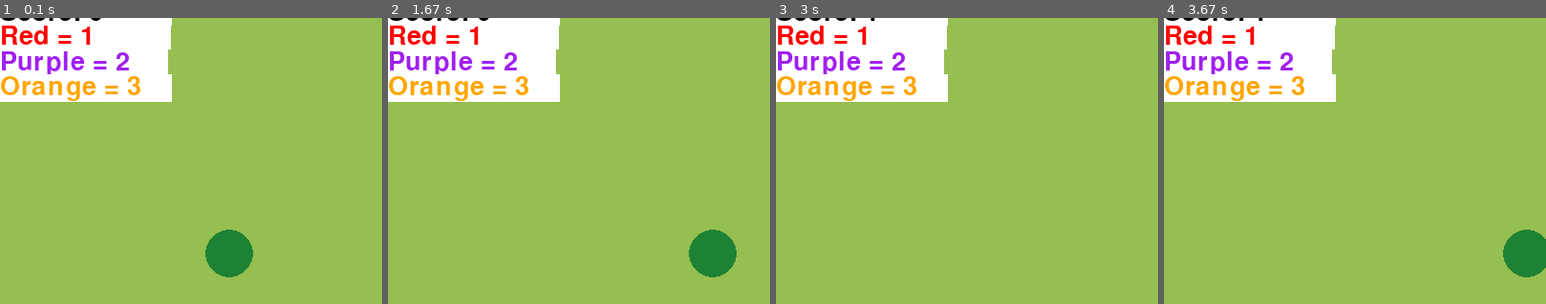
Above: before the commit, frames 1-4 (left to right).
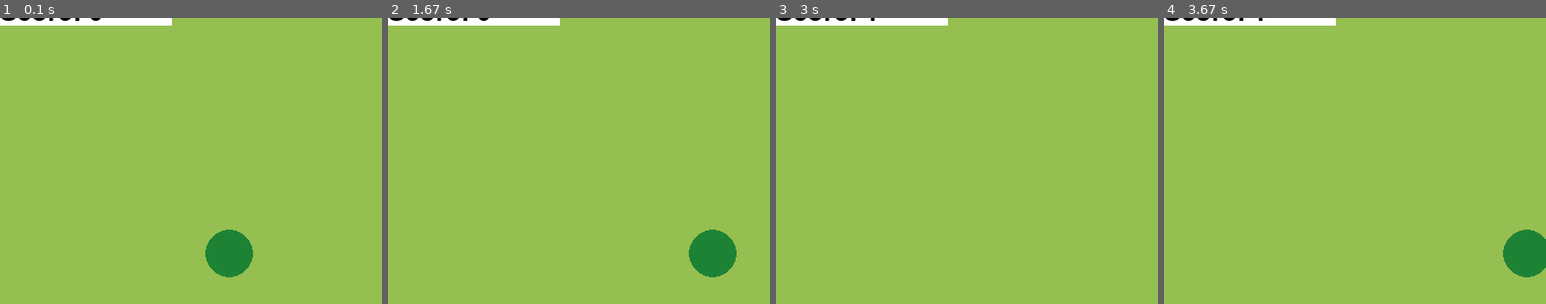
Above: after the commit, the same moments.

Repository: OskarProgrammer/SnakePygame
Game: pygame game, started from snake.py
Two runs of this game, one before a commit and one after it. Both use one fixed random seed, a clock stepped at 60 frames per second and the inputs below.
Inputs:
- Up to frame 1 (0.1 s): no input
- Up to frame 2 (1.67 s): tap S at 0.33 s; tap A at 0.67 s; tap W at 1 s; hold Right from 1.33 s (still down)
- Up to frame 3 (3 s): release Right at 1.8 s; hold W 1.83-2.13 s; hold Right 2.17-2.63 s; hold A from 2.67 s (still down)
- Up to frame 4 (3.67 s): release A at 3.2 s; hold Down 3.23-3.53 s; hold A from 3.57 s (still down)
The pictures show only the part of the screen within x 0-50%, y 3-53%; the shares and areas given below are measured in that part.

The runs differ from the first frame. In frame 1, 12% of the frame differs, in the area x 0-45%, y 2-30%; in frame 2, 12%; in frame 3, 12%; in frame 4, 12%.

Commit message:
Adding some features

Diff:
--- a/snake.py
+++ b/snake.py
@@ -46,12 +46,46 @@
 
             self.check_point()
 
+            if self.check_lose():
+                print(f"You lost, your score: {self.__score}")
+
+                self.end()
+
+                self.__score = 0
+
+                self.__RUNNING = False
+
             self.point()
 
             pygame.display.flip()
             self.fps()
 
         self.exit()
+
+    def end(self):
+        self.background()
+
+        #ustawienie obrazu koncowego
+        self.__font = pygame.font.SysFont('comicsans', 50)
+        self.__label = self.__font.render(f'You lost... Your score: {self.__score}', 1, "black", "white")
+        self.__screen.blit(self.__label, (100,200))
+
+        pygame.display.flip() # odswiezenie ekranu
+
+        # while True:
+        #     self.__key = pygame.key.get_pressed()
+
+        #     if self.__key[pygame.K_LEFT]:
+        #         break
+        #     else:
+        #         print("nothing")
+        pygame.event.wait(timeout=2)
+
+
+    def check_lose(self):
+        if self.__position_play.x >= self.__screen.get_width() or self.__position_play.y >= self.__screen.get_height() or self.__position_play.x <= 0 or self.__position_play.y <= 0:
+            return True
+        return False
 
 
     def check_point(self):
@@ -74,17 +108,17 @@
         self.__label = self.__font.render(f'Score: {self.__score-1}         ', 1, "black", "white")
         self.__screen.blit(self.__label, (0,0))
 
-        self.__font = pygame.font.SysFont('comicsans',40)
-        self.__label = self.__font.render(f'Red = 1          ', 1, "red", "white")
-        self.__screen.blit(self.__label, (0,25))
+        # self.__font = pygame.font.SysFont('comicsans',40)
+        # self.__label = self.__font.render(f'Red = 1          ', 1, "red", "white")
+        # self.__screen.blit(self.__label, (0,25))
 
-        self.__font = pygame.font.SysFont('comicsans',40)
-        self.__label = self.__font.render(f'Purple = 2     ', 1, "purple", "white")
-        self.__screen.blit(self.__label, (0,52))
+        # self.__font = pygame.font.SysFont('comicsans',40)
+        # self.__label = self.__font.render(f'Purple = 2     ', 1, "purple", "white")
+        # self.__screen.blit(self.__label, (0,52))
 
-        self.__font = pygame.font.SysFont('comicsans',40)
-        self.__label = self.__font.render(f'Orange = 3    ', 1, "orange", "white")
-        self.__screen.blit(self.__label, (0,78))
+        # self.__font = pygame.font.SysFont('comicsans',40)
+        # self.__label = self.__font.render(f'Orange = 3    ', 1, "orange", "white")
+        # self.__screen.blit(self.__label, (0,78))
 
 
     def background(self):
@@ -97,45 +131,45 @@
 
 
     def point(self):
-        self.__point = pygame.draw.circle(self.__screen , self.__color , self.__position_point , 20)
+        self.__point = pygame.draw.circle(self.__screen , self.__color , self.__position_point , 20) #draw the point circle on the choosen coordinates
 
 
     def movement(self,direction):
 
         if direction == "left":
-            self.__position_play.x -= 10
+            self.__position_play.x -= 10 #move to the left by 10 pixels
         elif direction == "right":
-            self.__position_play.x += 10
+            self.__position_play.x += 10 #move to the right by 10 pixels
         elif direction == "up":
-            self.__position_play.y -= 10
+            self.__position_play.y -= 10 #move to the up by 10 pixels
         elif direction == "down":
-            self.__position_play.y += 10
+            self.__position_play.y += 10 #move to the down by 10 pixels
 
 
-    def event_handling(self,event):
-        if event[pygame.K_LEFT] or event[pygame.K_a]:
+    def event_handling(self,event): #handling events
+        if event[pygame.K_LEFT] or event[pygame.K_a]: #change direction to left
             self.__direction = "left"
-        elif event[pygame.K_RIGHT] or event[pygame.K_d]:
+        elif event[pygame.K_RIGHT] or event[pygame.K_d]:#change direction to right
             self.__direction = "right"
-        elif event[pygame.K_UP] or event[pygame.K_w]:
+        elif event[pygame.K_UP] or event[pygame.K_w]:#change direction to up
             self.__direction = "up"
-        elif event[pygame.K_DOWN] or event[pygame.K_s]:
+        elif event[pygame.K_DOWN] or event[pygame.K_s]:#change direction to down
             self.__direction = "down"
-        elif event[pygame.K_ESCAPE] or event[pygame.K_e]:
+        elif event[pygame.K_ESCAPE] or event[pygame.K_e]:#exit the application
             self.__RUNNING = False
 
 
     def fps(self):
-        self.__dt = self.__clock.tick(45)/1000 + self.__score
+        self.__dt = self.__clock.tick(45)/1000 + self.__score #configurating frame rate
 
 
     def run(self):
-        pygame.init()
-        self.__screen = pygame.display.set_mode((800, 600))
-        self.__clock = pygame.time.Clock()
-        pygame.display.toggle_fullscreen() # turning on the fullscreen
-        pygame.display.set_caption("Better Snake")
-        pygame.display.set_icon(pygame.image.load("snake.jpg"))
+        pygame.init() #initialize application
+        self.__screen = pygame.display.set_mode((800, 600)) #setting resolution
+        self.__clock = pygame.time.Clock() #starting clock
+        # pygame.display.toggle_fullscreen() # turning on the fullscreen
+        pygame.display.set_caption("Better Snake") #setting the title of app
+        pygame.display.set_icon(pygame.image.load("snake.jpg")) #changing the icon
 
 
     def exit(self):
